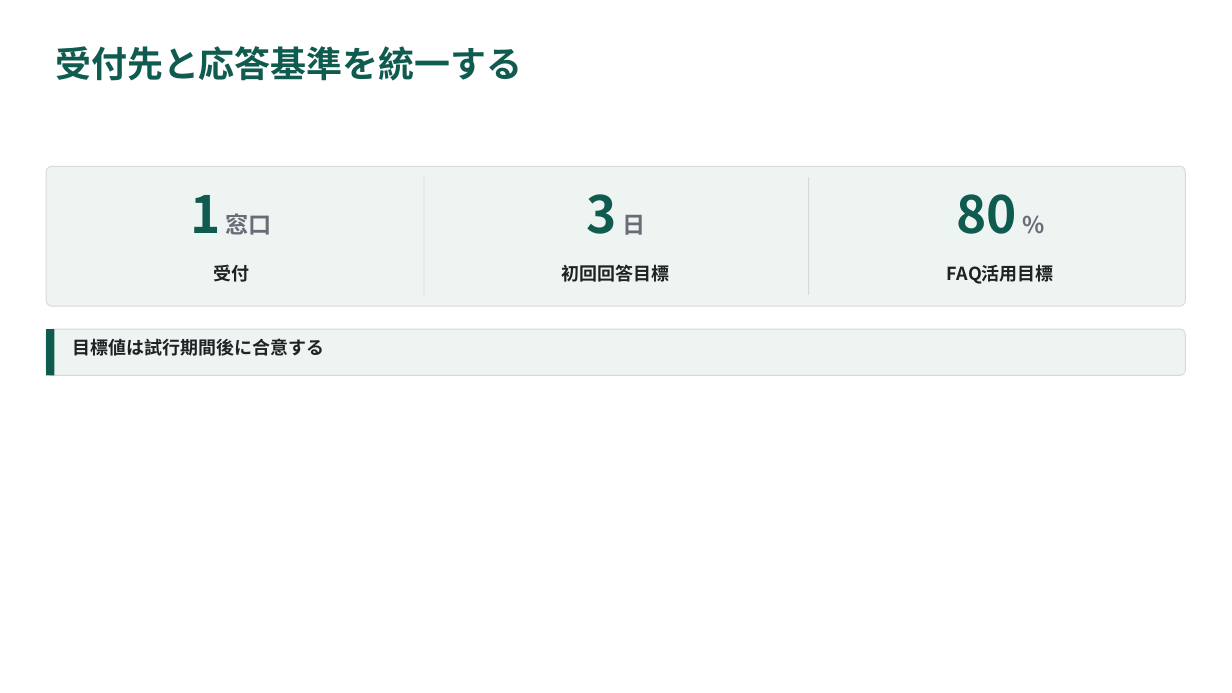
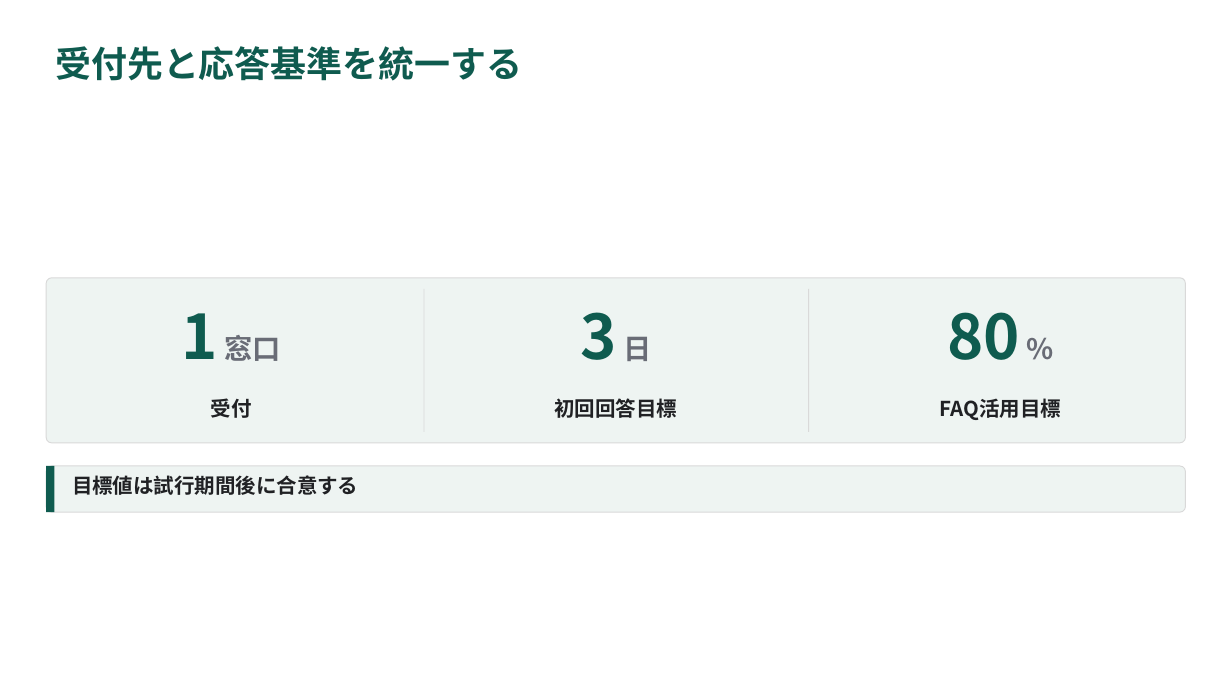
Before and after one commit to YHirano7/Artifacts, a slide deck: slide 6 of skills/pptx-deck/examples/component-gallery/component-gallery.pptx. Drawn at 1232x693 pixels with LibreOffice and Linux fonts; fonts in the diff are those of the drawing. Boxes give left, top, right and bottom in pixels: in the first picture for what was removed or moved away, otherwise in the second. Text is boxed around its words. In the diff, an @@ line names an element or a change of style, - is before the commit and + after.

```diff
--- a/skills/pptx-deck/examples/component-gallery/component-gallery.pptx
+++ b/skills/pptx-deck/examples/component-gallery/component-gallery.pptx
@@ rounded rectangle: place and size @@
-rounded rectangle at box(46, 166, 1186, 306)
+rounded rectangle at box(46, 278, 1186, 444)
@@ rounded rectangle at box(46, 278, 1186, 444): proportions changed @@
@@ text "1 窓口": place and size @@
-text "1 窓口" at box(190, 195, 272, 235)
+text "1 窓口" at box(182, 313, 280, 361)
@@ text "1 窓口" at box(182, 313, 280, 361): size 40 to 48 pt in "1"; size 18 to 22 pt in "窓口" @@
@@ rectangle: place and size @@
-rectangle at box(423, 177, 424, 295)
+rectangle at box(423, 289, 424, 433)
@@ text "3 日": place and size @@
-text "3 日" at box(587, 194, 645, 235)
+text "3 日" at box(580, 312, 651, 361)
@@ text "3 日" at box(580, 312, 651, 361): size 40 to 48 pt in "3"; size 18 to 22 pt in "日" @@
@@ rectangle: place and size @@
-rectangle at box(809, 177, 810, 295)
+rectangle at box(809, 289, 810, 433)
@@ text "80 %": place and size @@
-text "80 %" at box(957, 194, 1018, 234)
+text "80 %" at box(947, 312, 1020, 360)
@@ text "80 %" at box(947, 312, 1020, 360): size 40 to 48 pt in "80"; size 18 to 22 pt in "%" @@
@@ 4 texts, 1 rounded rectangle, 1 rectangle: place and size @@
-4 texts, 1 rounded rectangle, 1 rectangle at box(46, 264, 1186, 375)
+4 texts, 1 rounded rectangle, 1 rectangle at box(46, 398, 1186, 512)
@@ size 14 to 16 pt in 4 elements at box(211, 398, 252, 418), box(554, 398, 677, 418), box(940, 398, 1062, 420), box(72, 475, 358, 495) @@
```
Also in this commit, not shown: 21 other slides changed, 39 other files.
